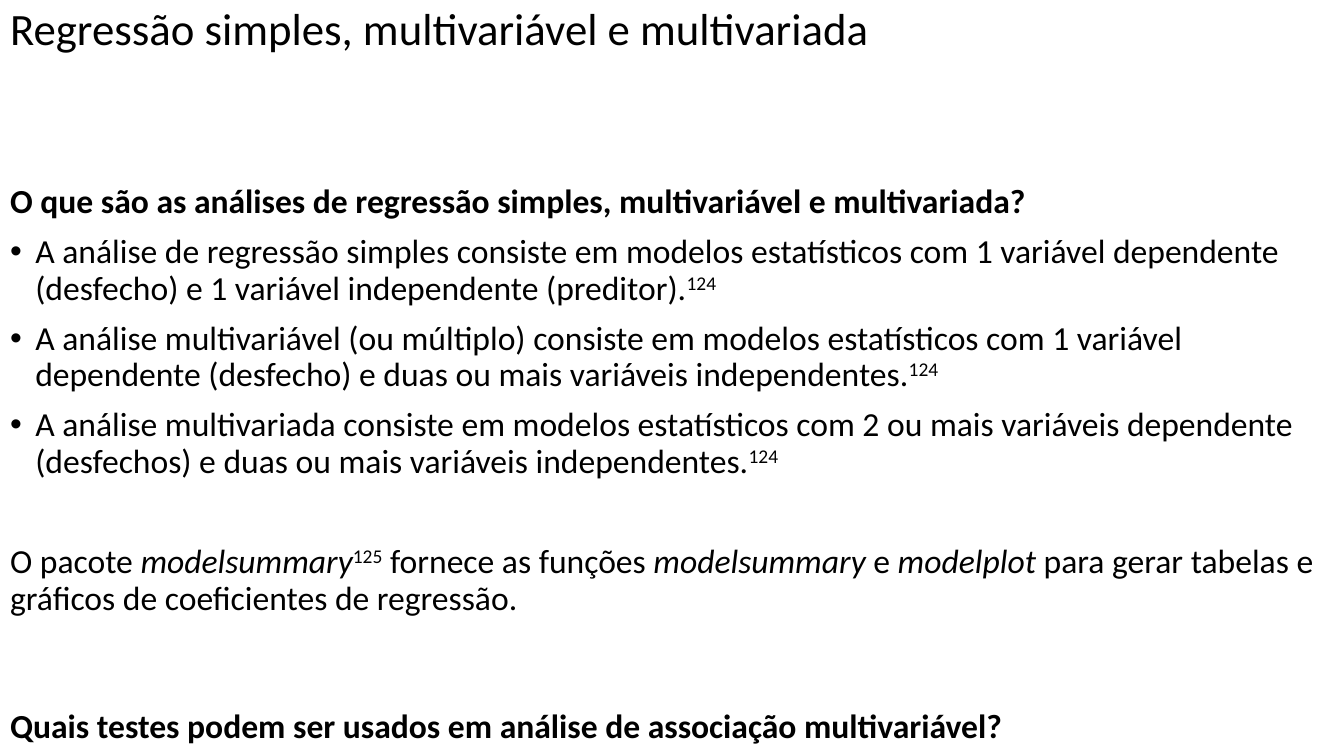
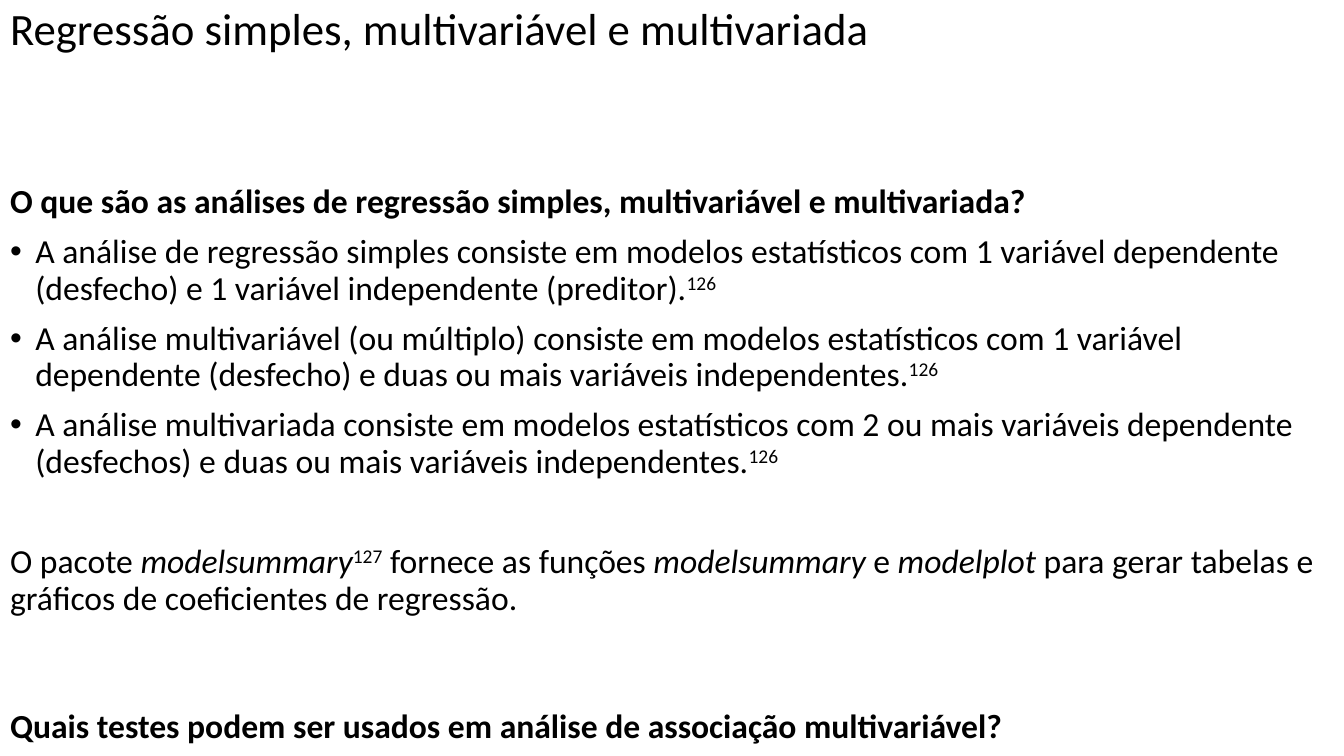
Before and after one commit to FerreiraAS/Ciencia-com-R, a slide deck: slide 96 of Ciência-com-R.pptx. Drawn at 1344x756 pixels with LibreOffice and Linux fonts; fonts in the diff are those of the drawing. Boxes give left, top, right and bottom in pixels: in the first picture for what was removed or moved away, otherwise in the second. Text is boxed around its words. In the diff, an @@ line names an element or a change of style, - is before the commit and + after.

```diff
--- a/Ciência-com-R.pptx
+++ b/Ciência-com-R.pptx
@@ text at bbox=[10, 239, 1314, 616]: text changed @@
-• A análise de regressão simples consiste em modelos estatísticos com 1 variável dependente (desfecho) e 1 variável independente (preditor).124
-• A análise multivariável (ou múltiplo) consiste em modelos estatísticos com 1 variável dependente (desfecho) e duas ou mais variáveis independentes.124
-• A análise multivariada consiste em modelos estatísticos com 2 ou mais variáveis dependente (desfechos) e duas ou mais variáveis independentes.124
-O pacote modelsummary125 fornece as funções modelsummary e modelplot para gerar tabelas e gráficos de coeficientes de regressão.
+• A análise de regressão simples consiste em modelos estatísticos com 1 variável dependente (desfecho) e 1 variável independente (preditor).126
+• A análise multivariável (ou múltiplo) consiste em modelos estatísticos com 1 variável dependente (desfecho) e duas ou mais variáveis independentes.126
+• A análise multivariada consiste em modelos estatísticos com 2 ou mais variáveis dependente (desfechos) e duas ou mais variáveis independentes.126
+O pacote modelsummary127 fornece as funções modelsummary e modelplot para gerar tabelas e gráficos de coeficientes de regressão.
```
Also in this commit, not shown: 15 other slides changed, 45 other files.
